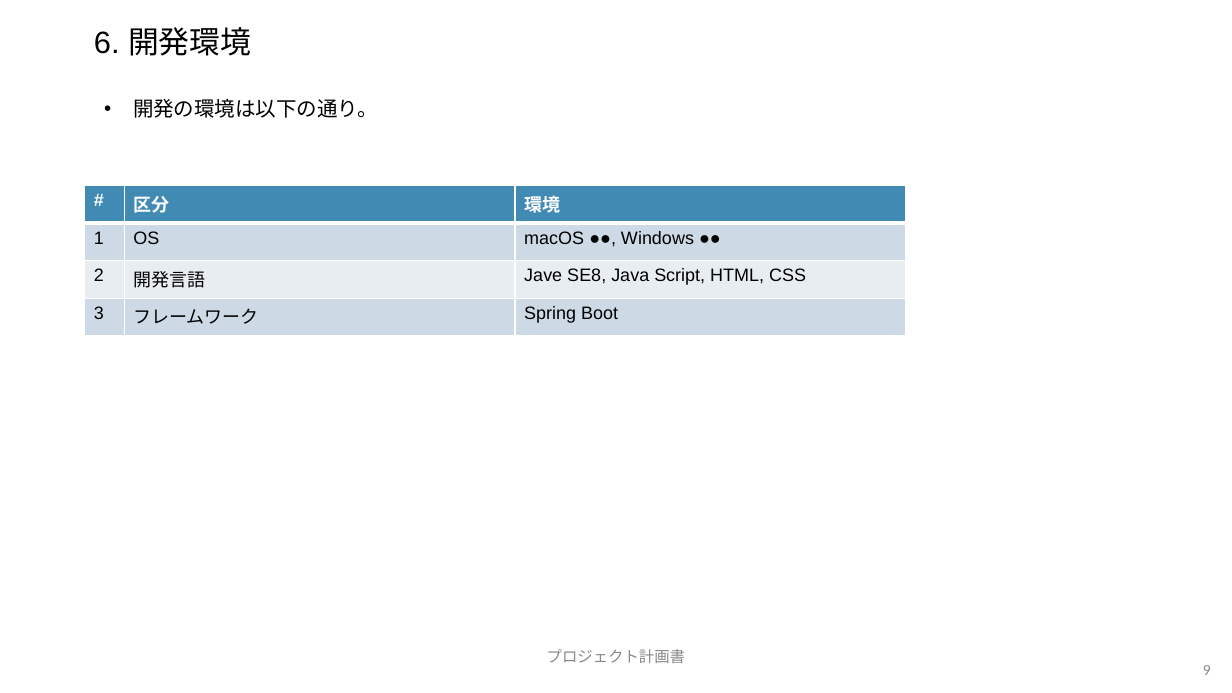
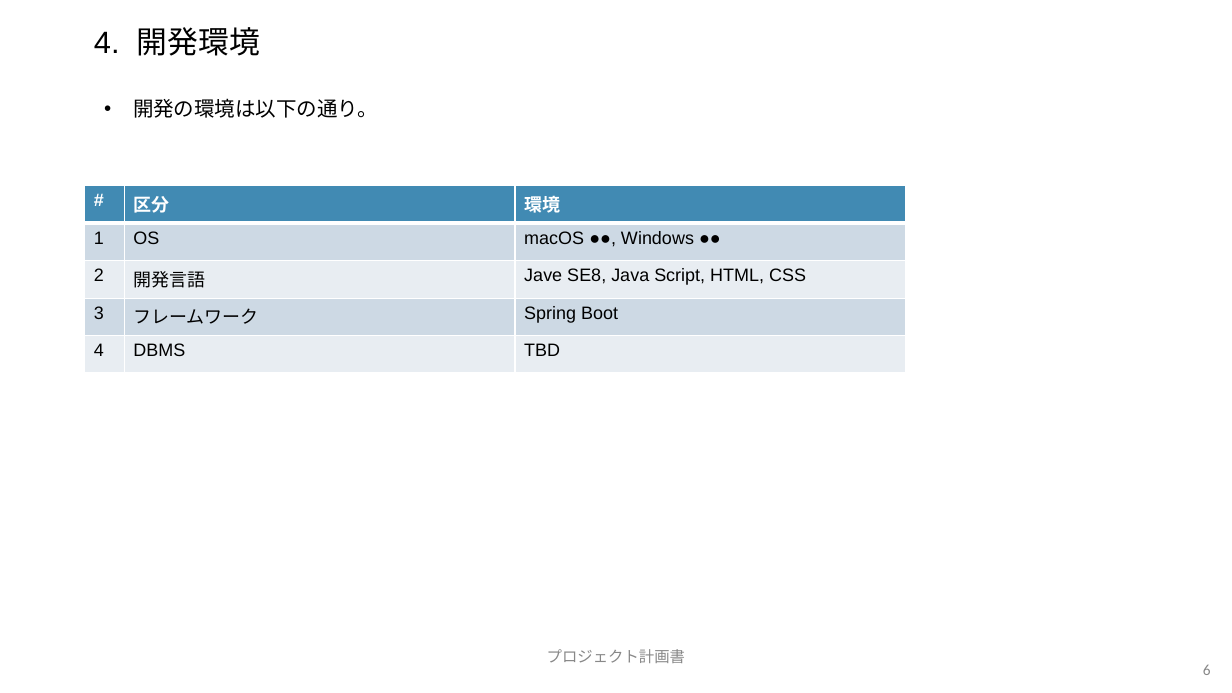
Before and after one commit to yoshtanaka/toraberu, a slide deck: slide 6 of プロジェクト計画書.pptx (slide 9 before the commit). Drawn at 1232x693 pixels with LibreOffice and Linux fonts; fonts in the diff are those of the drawing; background and template pictures are left out. Boxes give left, top, right and bottom in pixels: in the first picture for what was removed or moved away, otherwise in the second. Text is boxed around its words. In the diff, an @@ line names an element or a change of style, - is before the commit and + after.

```diff
--- a/プロジェクト計画書.pptx
+++ b/プロジェクト計画書.pptx
@@ title at box(94, 27, 260, 56): text changed @@
-6. 開発環境
+4. 開発環境
@@ table at box(85, 186, 907, 373) @@
+row 5: 4 | DBMS | TBD
@@ page number at box(1203, 665, 1211, 675): text changed @@
-9
+6
```
Also in this commit, not shown: 6 other slides changed, 3 slides removed.
